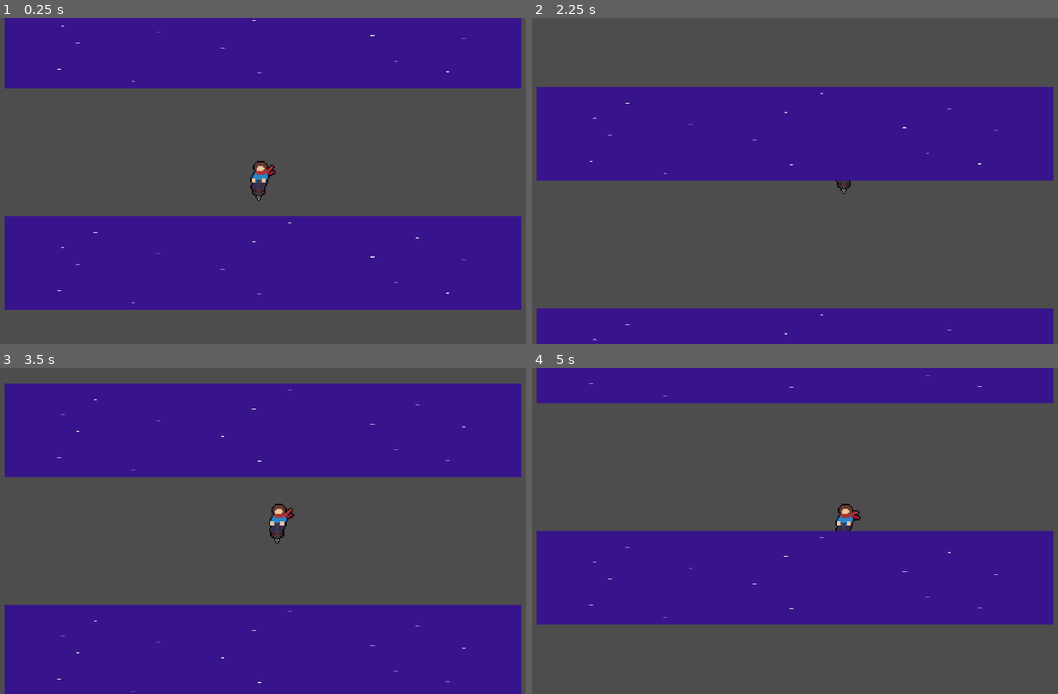
Above: before the commit, frames 1-4 (two rows, left to right).
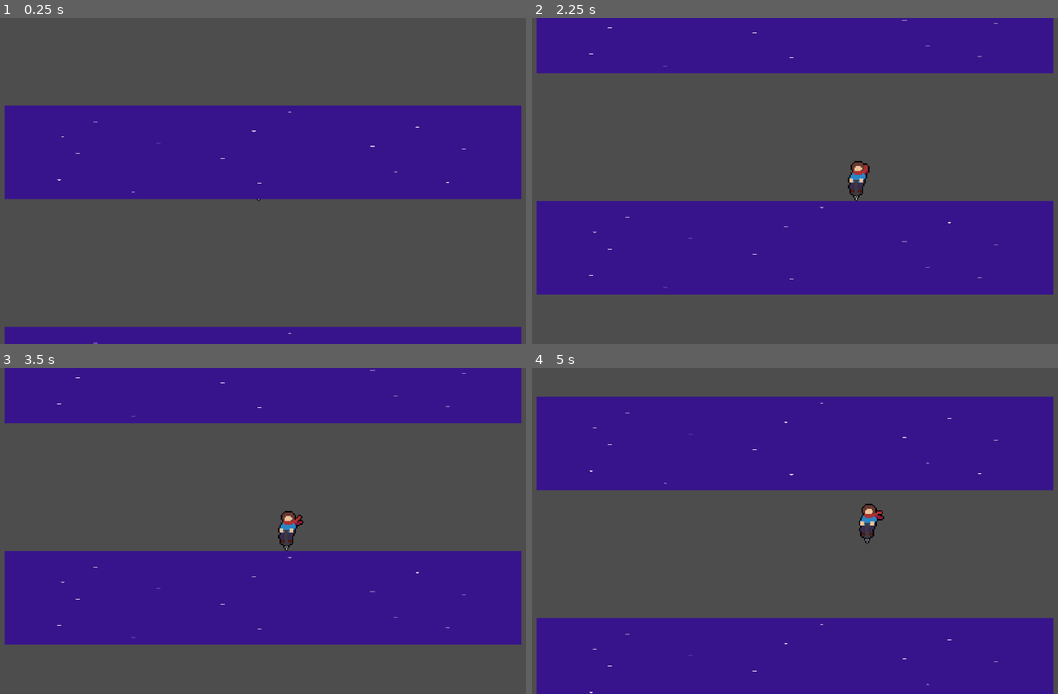
Above: after the commit, the same moments.

Repository: JMQ0598/Pogo-Game-Godot
Game: Godot game, scene res://Assets/Scenes/PlatformManagerTest.tscn
Same seed, same stepped clock (60 frames per second), same inputs: the game is played once before the commit and once after it. This scene is started directly instead of the project's main scene.
Inputs:
- Up to frame 1 (0.25 s): no input
- Up to frame 2 (2.25 s): hold D (walk_right) 0.53-2.03 s; tap W (walk_up) at 0.77, 1.52 s; hold A (walk_left) from 2.03 s (still down)
- Up to frame 3 (3.5 s): release A (walk_left) at 2.78 s; hold D (walk_right) from 2.78 s (still down); tap W (walk_up) at 3.02 s
- Up to frame 4 (5 s): tap W (walk_up) at 3.77, 4.52 s; release D (walk_right) at 4.28 s; hold A (walk_left) from 4.28 s (still down)

The runs differ from the first frame. In frame 1, 83% of the frame differs, in the area x 0-100%, y 0-100%; in frame 2, 84%; in frame 3, 53%; in frame 4, 83%.

Commit message:
Generate platforms and track in queue using code

Diff:
--- a/pogo-game/Assets/Scenes/PlatformManagerTest.tscn
+++ b/pogo-game/Assets/Scenes/PlatformManagerTest.tscn
@@ -1,7 +1,6 @@
-[gd_scene load_steps=5 format=3 uid="uid://ctxvbrx7dy5dk"]
+[gd_scene load_steps=4 format=3 uid="uid://ctxvbrx7dy5dk"]
 
 [ext_resource type="PackedScene" uid="uid://cw56xyjx7etgj" path="res://Assets/Scenes/pogo_girl.tscn" id="2_fv2x3"]
-[ext_resource type="PackedScene" uid="uid://bxb3162d0x5dk" path="res://Assets/Scenes/platform.tscn" id="2_h5k3u"]
 [ext_resource type="PackedScene" uid="uid://cacs1lk0pxut2" path="res://Assets/Scenes/PlatformManager.tscn" id="4_fv2x3"]
 [ext_resource type="Script" uid="uid://bb2m6aukep01g" path="res://Assets/Scripts/camera_follow.gd" id="4_nyqyp"]
 
@@ -17,9 +16,3 @@
 
 [node name="PlatformManager" parent="." node_paths=PackedStringArray("follow_target") instance=ExtResource("4_fv2x3")]
 follow_target = NodePath("../PogoGirl")
-
-[node name="Platform2" parent="PlatformManager" instance=ExtResource("2_h5k3u")]
-position = Vector2(0, 280)
-
-[node name="Platform" parent="PlatformManager" instance=ExtResource("2_h5k3u")]
-position = Vector2(0, -160)
--- a/pogo-game/Assets/Scenes/platform_manager.gd
+++ b/pogo-game/Assets/Scenes/platform_manager.gd
@@ -3,9 +3,10 @@
 var platform_prefab = preload("res://Assets/Scenes/platform.tscn")
 @export var follow_target : Node2D = null
 @export var space_required: int = 400
-@export var next_platform_level: int = -600
-@export var next_platform_space = 440
-
+@export var next_platform_level: int = 500
+@export var platform_spacing: int = 440
+@export var bottom_boundary: int = 0
+@export var platforms_queue = []
 
 func _ready() -> void:
 	pass
@@ -15,4 +16,8 @@
 		var platform_copy = platform_prefab.instantiate()
 		platform_copy.global_position = Vector2(0, next_platform_level)
 		add_child(platform_copy)
-		next_platform_level -= next_platform_space
+		next_platform_level -= platform_spacing
+		platforms_queue.push_back(platform_copy)
+
+	if follow_target.global_position.y - next_platform_level > bottom_boundary:
+		platforms_queue.pop_front()
